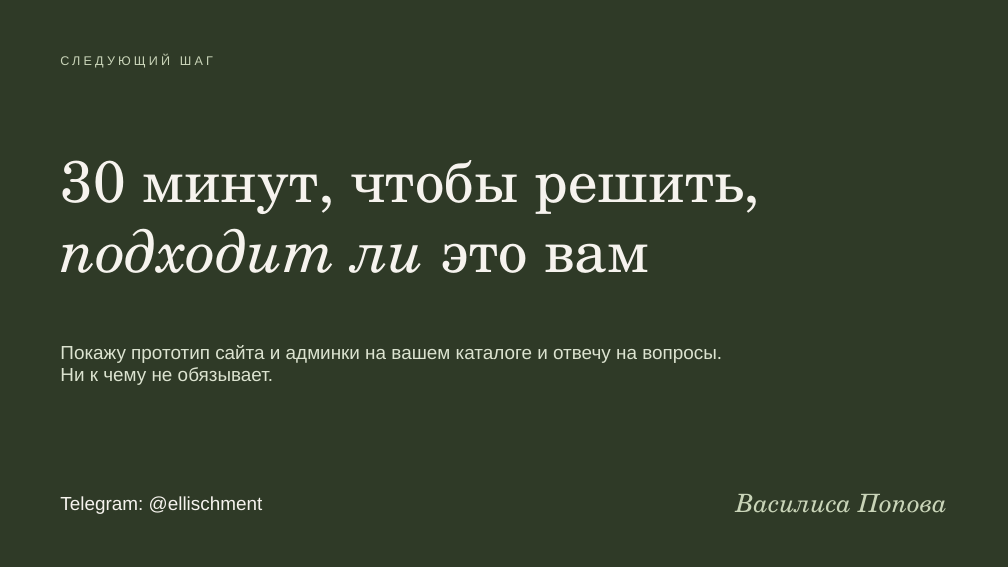
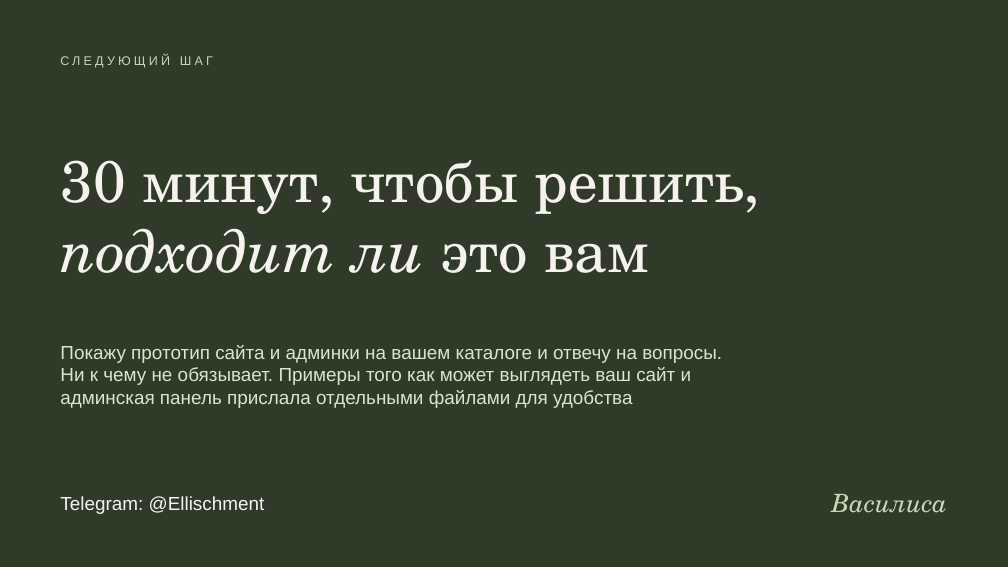
Before and after one commit to ellischment/svoya_ferma, a slide deck: slide 17 of docs/preview/lesnaya-yagodka-predlozhenie.pptx (slide 14 before the commit). Drawn at 1008x567 pixels with LibreOffice and Linux fonts; fonts in the diff are those of the drawing. Boxes give left, top, right and bottom in pixels: in the first picture for what was removed or moved away, otherwise in the second. Text is boxed around its words. In the diff, an @@ line names an element or a change of style, - is before the commit and + after.

```diff
--- a/docs/preview/lesnaya-yagodka-predlozhenie.pptx
+++ b/docs/preview/lesnaya-yagodka-predlozhenie.pptx
@@ text at [60,345,722,408]: text changed @@
-Покажу прототип сайта и админки на вашем каталоге и отвечу на вопросы. Ни к чему не обязывает.
+Покажу прототип сайта и админки на вашем каталоге и отвечу на вопросы. Ни к чему не обязывает. Примеры того как может выглядеть ваш сайт и админская панель прислала отдельными файлами для удобства
@@ text at [60,496,265,514]: text changed @@
-Telegram: @ellischment
+Telegram: @Ellischment
@@ text at [831,494,947,513]: text changed @@
-Василиса Попова
+Василиса
```
Also in this commit, not shown: 8 other slides changed, 6 slides added, 3 slides removed.
